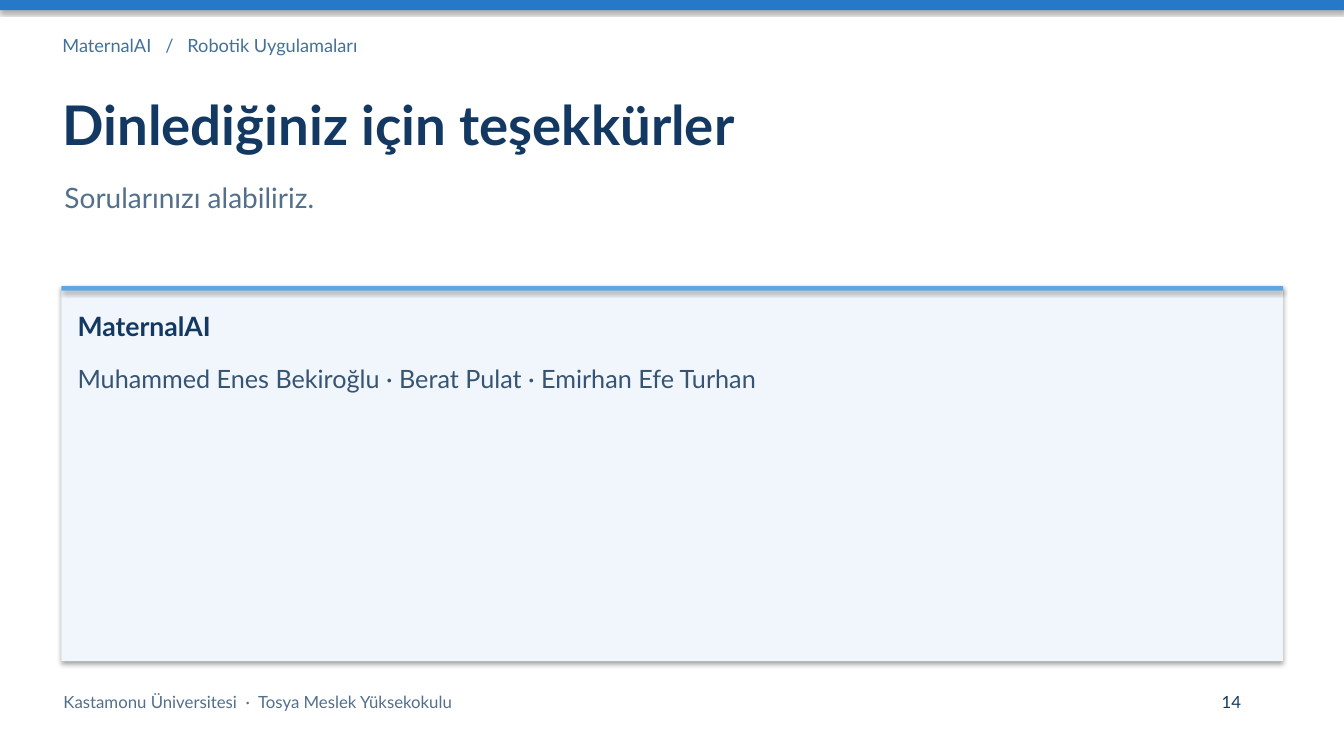
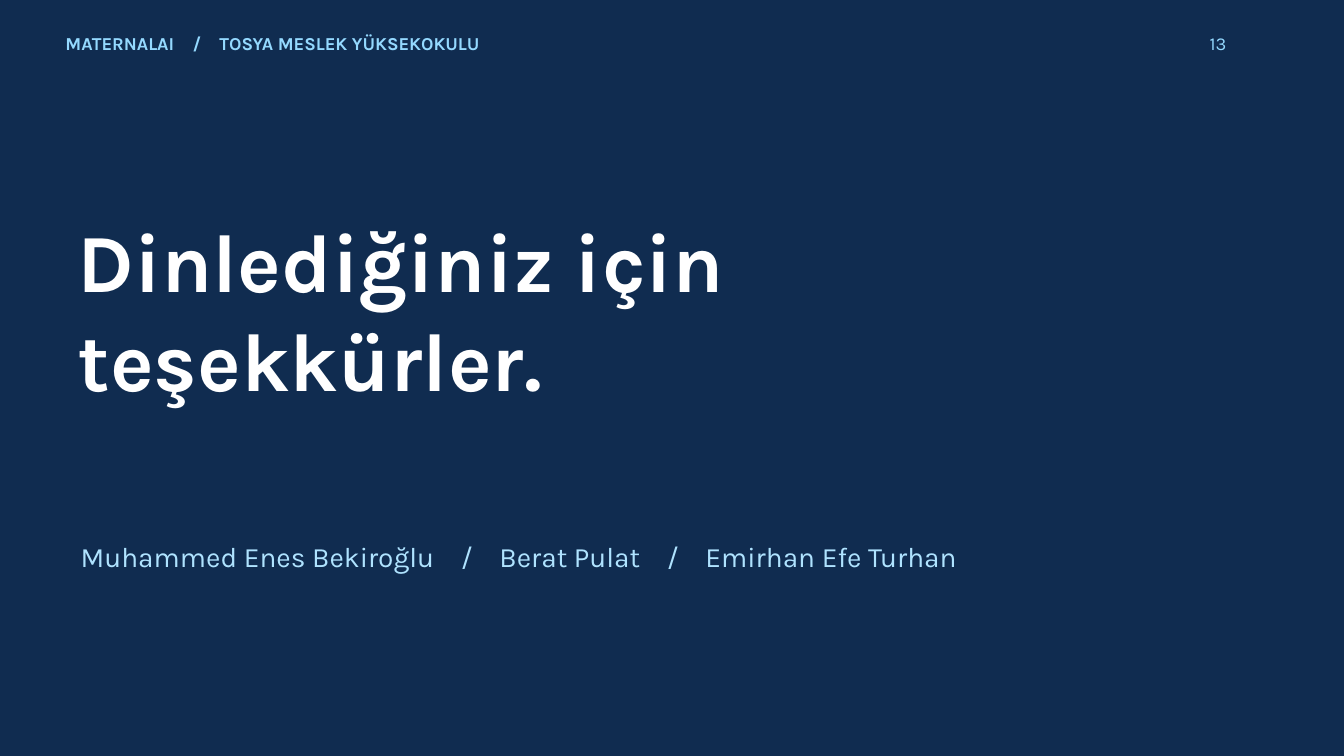
Before and after one commit to bekiroglumuhammedenes-cyber/MaternalAI, a slide deck: slide 13 of MaternalAI.pptx (slide 14 before the commit). Drawn at 1344x756 pixels with LibreOffice and Linux fonts; fonts in the diff are those of the drawing. Boxes give left, top, right and bottom in pixels: in the first picture for what was removed or moved away, otherwise in the second. Text is boxed around its words. In the diff, an @@ line names an element or a change of style, - is before the commit and + after.

```diff
--- a/MaternalAI.pptx
+++ b/MaternalAI.pptx
@@ rectangle removed at bbox=[0, 0, 1344, 10] @@
@@ rectangle added at bbox=[0, 0, 1344, 756], fill #102C50 @@
@@ text at bbox=[65, 34, 480, 50]: text changed; font Lato to Karla; text colour #43719B to #94D9FF; bold on @@
-MaternalAI / Robotik Uygulamaları
+MATERNALAI / TOSYA MESLEK YÜKSEKOKULU
@@ text added at bbox=[1210, 38, 1227, 50], 13 pt, text #94D9FF @@
+13
@@ text removed at bbox=[64, 187, 314, 208] @@
-Sorularınızı alabiliriz.
@@ text at bbox=[78, 231, 724, 409]: text changed; size 39 to 59 pt; font Lato to Karla; text colour #133962 to #FFFFFF @@
-Dinlediğiniz için teşekkürler
+Dinlediğiniz için
+teşekkürler.
@@ rectangle removed at bbox=[62, 286, 1284, 661] @@
@@ rectangle removed at bbox=[62, 286, 1284, 290] @@
@@ text removed at bbox=[78, 316, 211, 336] @@
-MaternalAI
@@ text at bbox=[81, 547, 956, 574]: text changed; size 18 to 20 pt; font Lato to Karla; text colour #365473 to #AFE3FF @@
-Muhammed Enes Bekiroğlu · Berat Pulat · Emirhan Efe Turhan
+Muhammed Enes Bekiroğlu / Berat Pulat / Emirhan Efe Turhan
@@ text removed at bbox=[63, 694, 452, 711] @@
-Kastamonu Üniversitesi · Tosya Meslek Yüksekokulu
@@ text removed at bbox=[1222, 696, 1241, 708] @@
-14
```
Also in this commit, not shown: 12 slides added, 13 slides removed, 1 other file.
